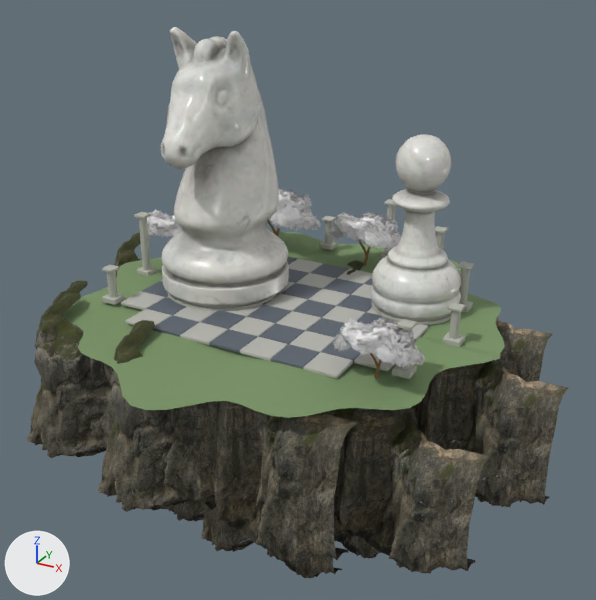
Two versions of the glTF model public/lobby/world/chess-monuments.glb, one commit apart.
Both versions are drawn from a 50 mm camera at (16.1, -28.2, 14.5) aimed at (0.5, 0.1, 0.3). The lights are fixed; the arrows at lower left show +X, +Y and +Z. The picture after the commit comes second. Where no turn or scale is listed for an object, it has been applied to the vertices.

In view in the first picture: 'Eroded island shell', 'Island crown', 'Island tree 0 F1_Tree1_leaves', 'Island tree 0 F1_Tree1_trunk', 'Monument foundation', 'Turned pawn', 'Weathered chess court', 'Weathered chess court.001'.
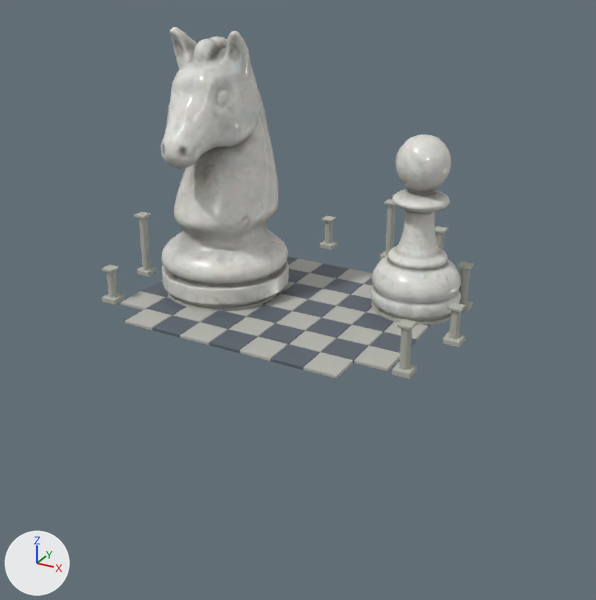
Changed parts and their boxes [x1, y1, x2, y2] in the pictures (596 x 600 px):
'Eroded island shell', deleted
    before: [27, 233, 568, 579]
'Island crown', deleted (green)
    before: [63, 232, 505, 418]
'Island tree 0 F1_Tree1_leaves', deleted
    before: [147, 188, 425, 368]
'Island tree 0 F1_Tree1_trunk', deleted (mostly hidden)
    before: [171, 207, 410, 379]

What changed in the scene script:
```text
Remove ob_eroded_island_shell:
    ob_eroded_island_shell = bpy.data.objects.new('Eroded island shell', me_coastal_cliff_02_a_003)
    ob_eroded_island_shell.location = (0.21, 0.01, -5.39)
Remove ob_island_crown:
    ob_island_crown = bpy.data.objects.new('Island crown', me_uneven_ground_crown)
    ob_island_crown.location = (0.15, -0.3, -0.05)
Remove ob_island_tree_0_f1_tree1_leaves:
    ob_island_tree_0_f1_tree1_leaves = bpy.data.objects.new('Island tree 0 F1_Tree1_leaves', me_tree_005)
    ob_island_tree_0_f1_tree1_leaves.location = (-0.65, 1.26, 1.97)
Remove ob_island_tree_0_f1_tree1_trunk:
    ob_island_tree_0_f1_tree1_trunk = bpy.data.objects.new('Island tree 0 F1_Tree1_trunk', me_tree_006)
    ob_island_tree_0_f1_tree1_trunk.location = (-0.61, 1.12, 1.31)
```
